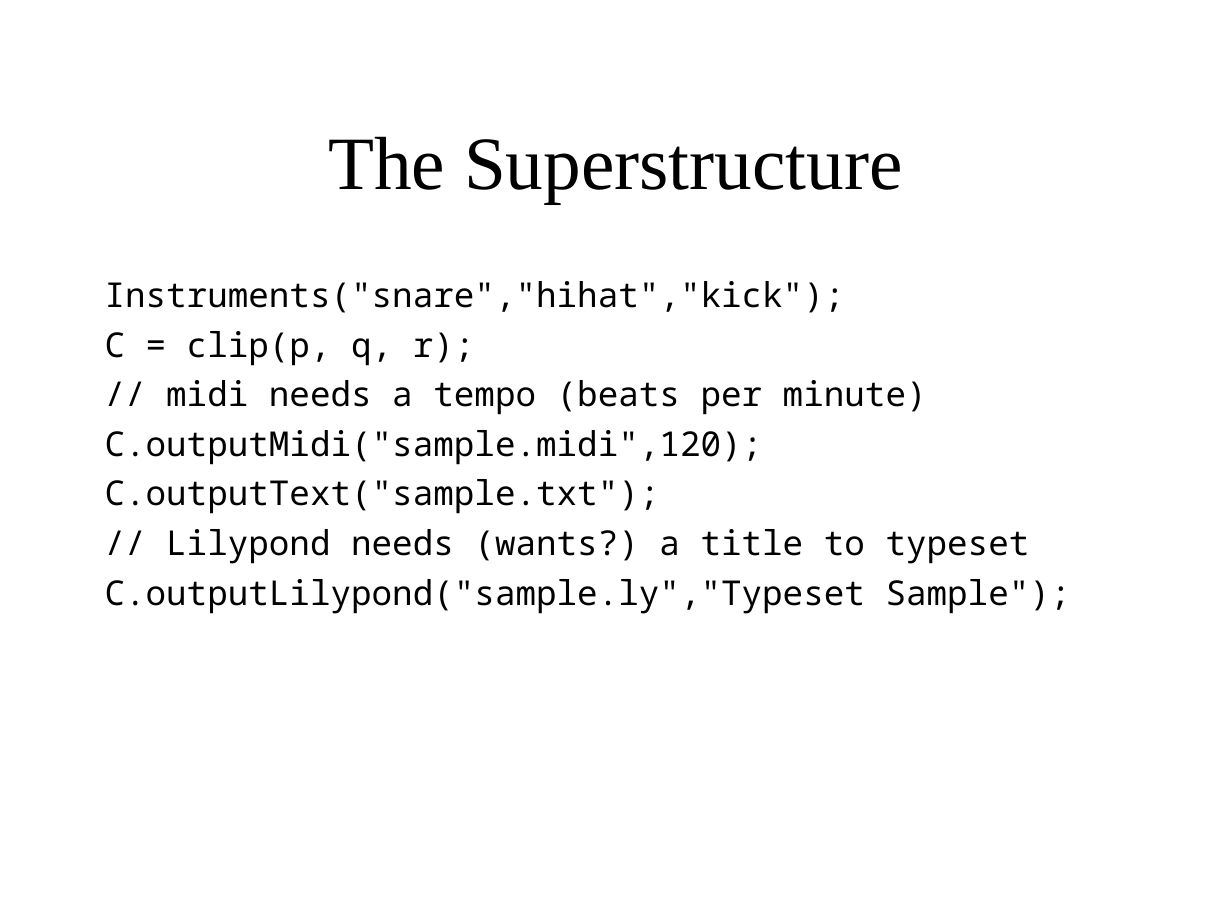
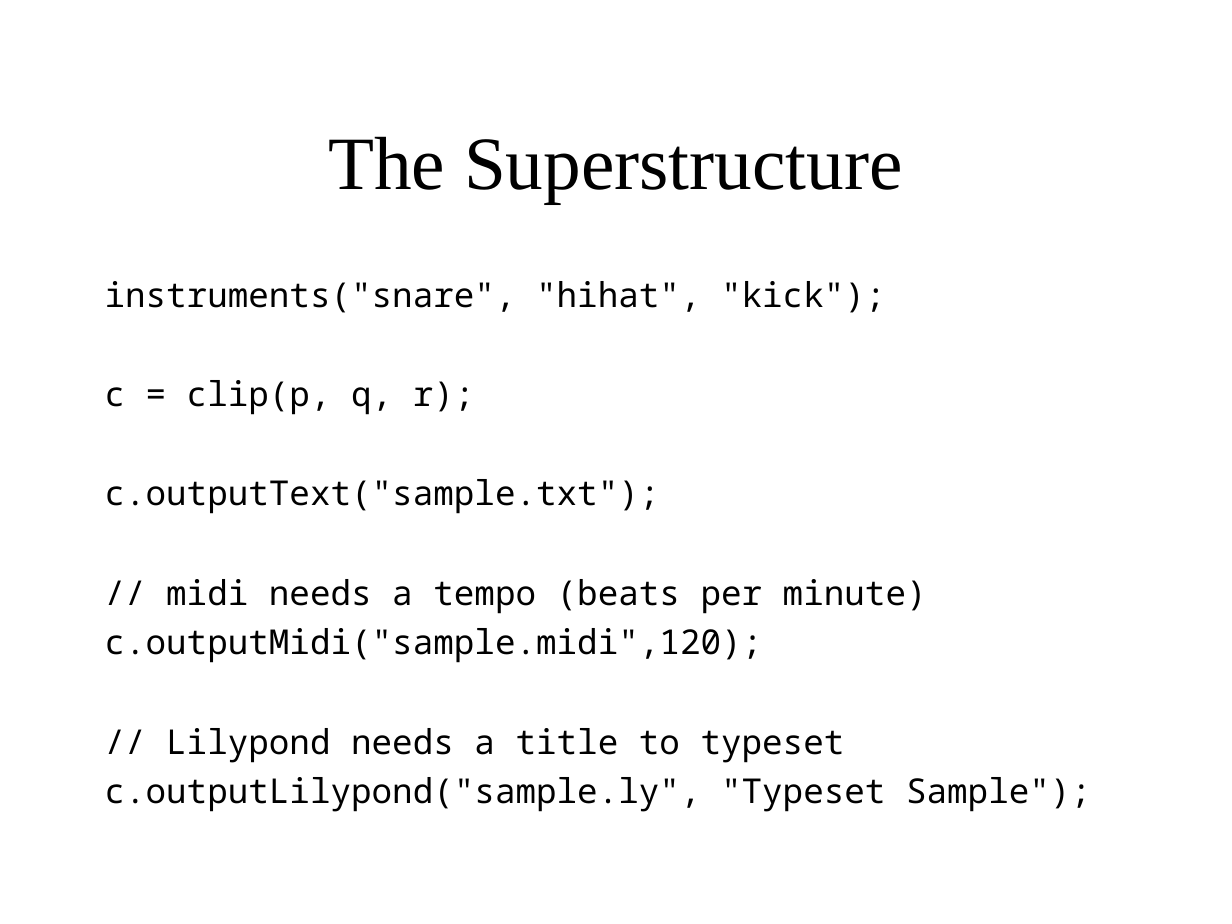
Before and after one commit to waseemilahi/drul, a slide deck: slide 25 of Presentation/Parts1-2.ppt (slide 15 before the commit). Drawn at 1232x924 pixels with LibreOffice and Linux fonts; fonts in the diff are those of the drawing. Boxes give left, top, right and bottom in pixels: in the first picture for what was removed or moved away, otherwise in the second. Text is boxed around its words. In the diff, an @@ line names an element or a change of style, - is before the commit and + after.

```diff
--- a/Presentation/Parts1-2.ppt
+++ b/Presentation/Parts1-2.ppt
@@ text at bbox=[105, 281, 885, 514]: text changed @@
-Instruments("snare","hihat","kick");
-C = clip(p, q, r);
+instruments("snare", "hihat", "kick");
+c = clip(p, q, r);
+c.outputText("sample.txt");
@@ text at bbox=[105, 628, 1091, 812]: text changed @@
-C.outputMidi("sample.midi",120);
-C.outputText("sample.txt");
-// Lilypond needs (wants?) a title to typeset
-C.outputLilypond("sample.ly","Typeset Sample");
+c.outputMidi("sample.midi",120);
+// Lilypond needs a title to typeset
+c.outputLilypond("sample.ly", "Typeset Sample");
```
Also in this commit, not shown: 10 other slides changed, 22 slides added, 3 slides removed.
